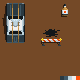
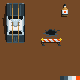
Layers edited between the first and the second (80, 80) image:
added layer "Ebene 5" in group "Obstacle_1" over [43, 29, 60, 37]
